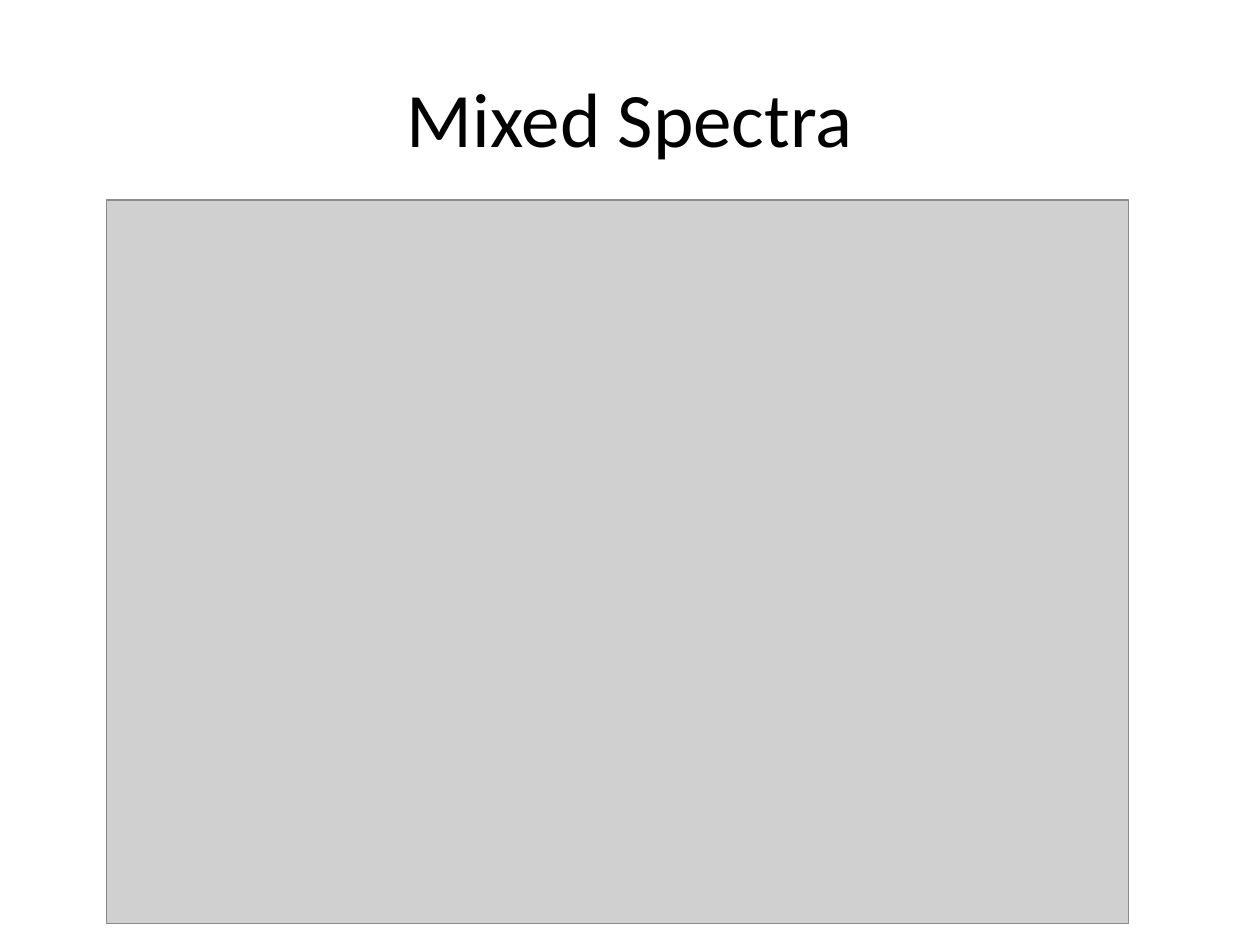
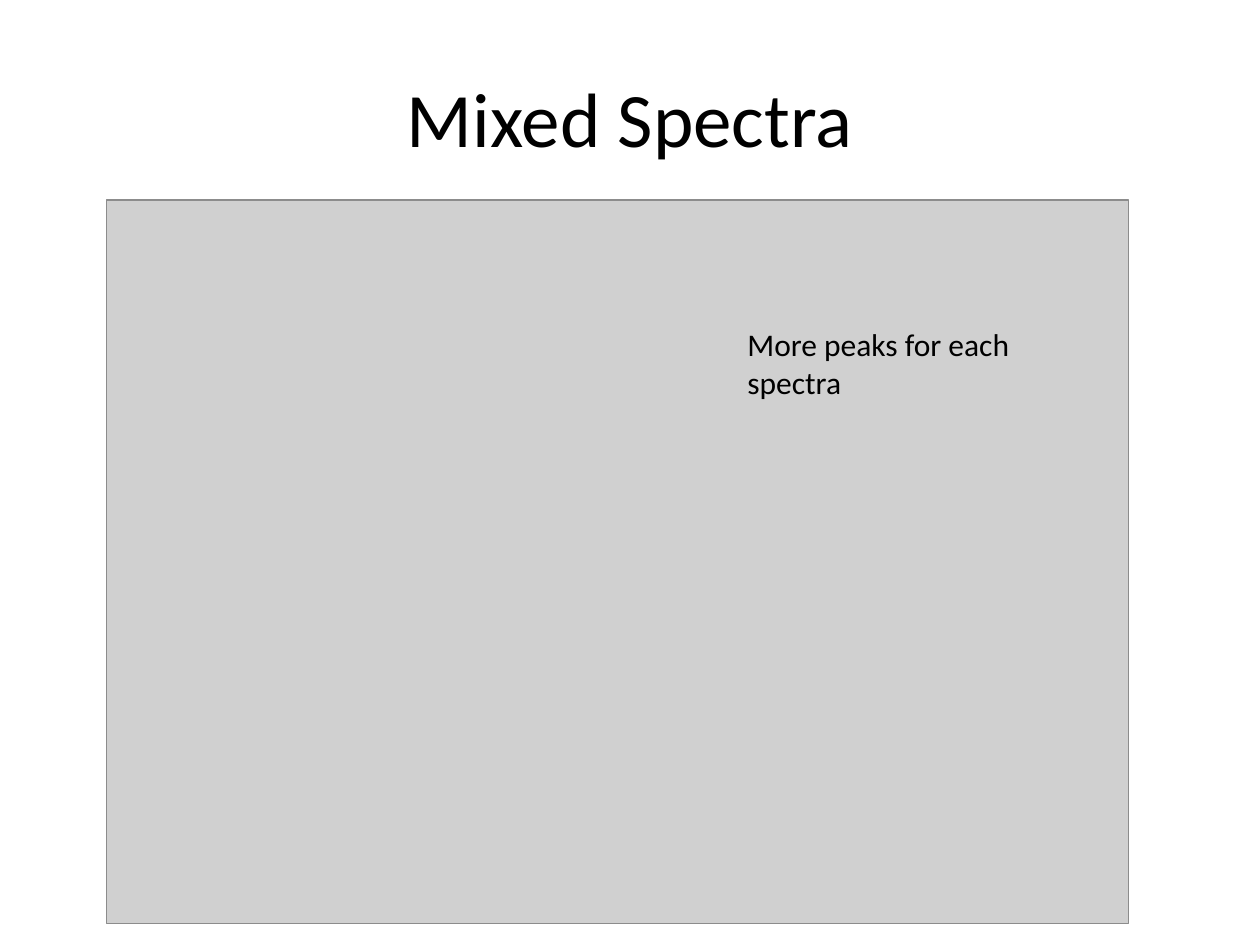
Before and after one commit to dsgray/Springboard, a slide deck: slide 3 of micromass/20190611 Spectra from Bacteria Strains.pptx. Drawn at 1260x945 pixels with LibreOffice and Linux fonts; fonts in the diff are those of the drawing; grey boxes stand for pictures. Boxes give left, top, right and bottom in pixels: in the first picture for what was removed or moved away, otherwise in the second. Text is boxed around its words. In the diff, an @@ line names an element or a change of style, - is before the commit and + after.

```diff
--- a/micromass/20190611 Spectra from Bacteria Strains.pptx
+++ b/micromass/20190611 Spectra from Bacteria Strains.pptx
@@ text added at bbox=[747, 334, 1009, 399], 18 pt, text #000000 @@
+More peaks for each spectra
```
Also in this commit, not shown: 3 other slides changed.
